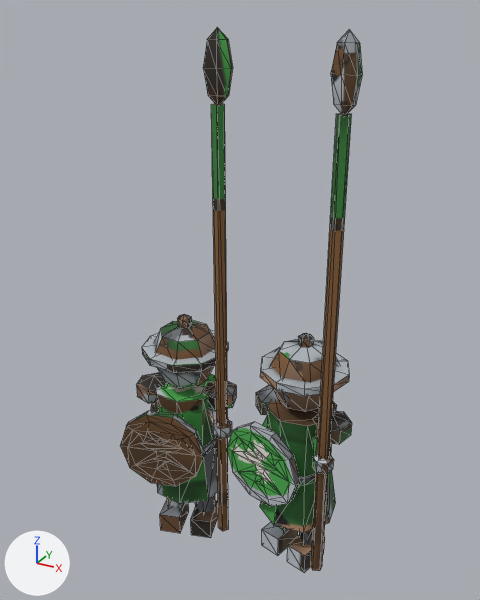
One commit to the glTF model game/assets/models/sentry_dl2_green.glb: the scene before it, then after it.
Rendered twice from a camera (50 mm lens) standing at (0.421, -0.754, 0.813) and looking at (-0.002, 0.015, 0.428). Lighting does not change. The marker at lower left points along +X, +Y and +Z. The first picture is the older version. Mesh edges are drawn as thin lines. Vertices at exactly the same position are counted once.

Before the edit, the objects in view are built like this:
```python
me_tube = bpy.data.meshes.new('tube')
me_tube.from_pydata(...)  # 712 vertices, 1120 faces; spans x -0.168..0.174, y -0.093..0.096, z 0.0..0.792
me_tube.materials.append(mat_baked)  # picture img_bake
ob_sentry_dl2_green = bpy.data.objects.new('sentry_dl2_green', me_tube)
ob_sentry_dl2_green.location = (0.0, 0.0, 0.0)
```
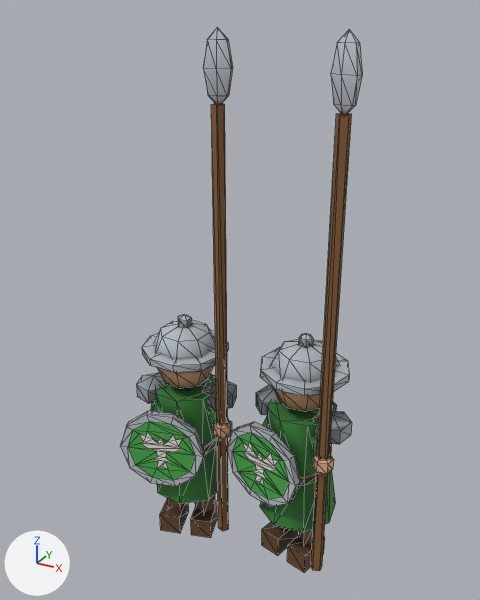
The change, as a list of edits to the scene's bpy script:
```text
Change me_tube:
    used by ob_sentry_dl2_green; location = (0.0, 0.0, 0.0)
    remove me_tube.from_pydata(...)  # 712 vertices, 1120 faces; spans x -0.168..0.174, y -0.093..0.096, z 0.0..0.792
    add me_tube.from_pydata(...)  # 708 vertices, 1128 faces; spans x -0.168..0.174, y -0.093..0.096, z 0.0..0.792
    me_tube part 1
    2 vertices are removed from x -0.087, y -0.008, z 0.373..0.385
    8 faces are deleted
    8 vertices move from x -0.101..-0.08, y -0.006..0.01, z 0.373..0.385 to x -0.101..-0.082, y -0.008..0.008, z 0.373..0.385
    4 new faces join them
    me_tube part 2
    2 vertices are removed from x 0.093, y 0.021, z 0.373..0.385
    8 faces are deleted
    8 vertices move from x 0.085..0.106, y 0.025..0.039, z 0.373..0.385 to x 0.086..0.106, y 0.022..0.037, z 0.373..0.385
    4 new faces join them
    me_tube part 3: 1054 kept faces spanning x -0.168..0.174, y -0.093..0.096, z 0.0..0.792 get new texture (UV) coordinates
    other edits to the shape of me_tube do not show in these pictures
```

Boxes [x1, y1, x2, y2] around the edits, measured in the pictures (480 x 600 px; the box of a moved part takes in the faces that stretch with it):
part 1 of me_tube, moved or reshaped: before [177, 314, 191, 328]; after [178, 314, 192, 328]
part 2 of me_tube, moved or reshaped: [298, 333, 313, 348] in both
part 3 of me_tube, surface changed: [120, 27, 362, 572] in both
